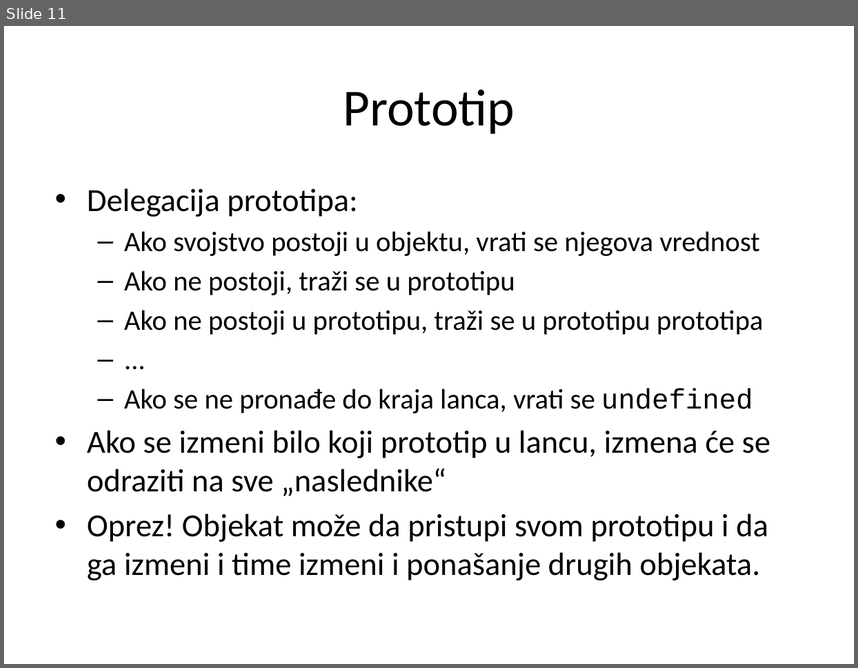
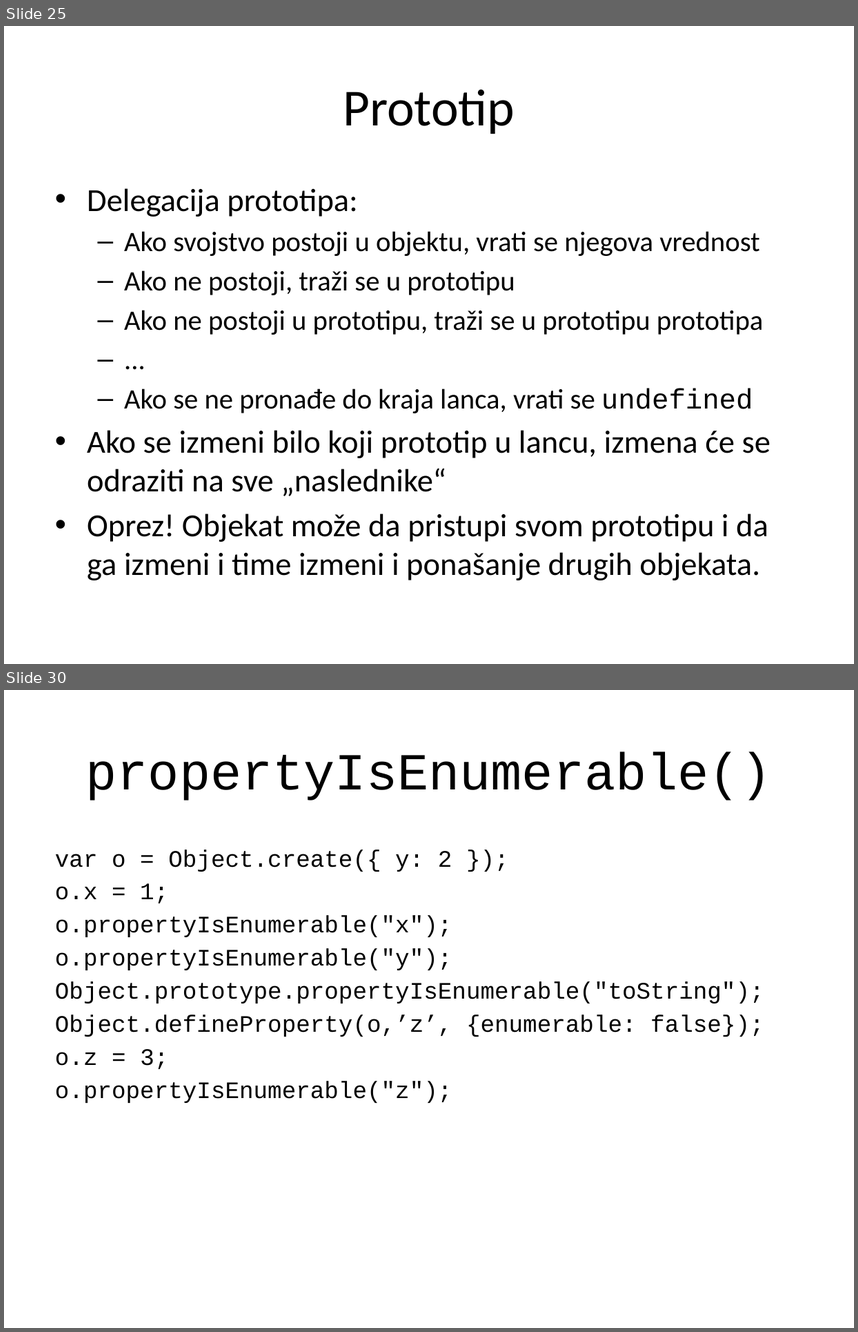
Before and after one commit to StefanAndjelic/2016, a slide deck: JavaScript/01_Objekti/JavaScript_01_Objekti.pptx. Shown one above the other, each under a label of ours: slide 11 before the commit, slides 25 and 30 after it; the slides between them are not shown. The pictures are 858x668 and 858x1332 pixels, drawn with LibreOffice and Linux fonts; fonts in the diff are those of the drawing. Boxes give left, top, right and bottom in pixels: in the first picture for what was removed or moved away, otherwise in the second. Text is boxed around its words. In the diff, an @@ line names an element or a change of style, - is before the commit and + after.

```diff
--- a/JavaScript/01_Objekti/JavaScript_01_Objekti.pptx
+++ b/JavaScript/01_Objekti/JavaScript_01_Objekti.pptx
@@ slide 30 added at (4, 690, 854, 1328), background #FFFFFF @@
@@ title added at (86, 751, 772, 800), 44 pt, text #000000 @@
+propertyIsEnumerable()
@@ text added at (55, 849, 764, 1103), 20 pt, text #000000 @@
+var o = Object.create({ y: 2 });
+o.x = 1;
+o.propertyIsEnumerable("x");
+o.propertyIsEnumerable("y");
+Object.prototype.propertyIsEnumerable("toString");
+Object.defineProperty(o,’z’, {enumerable: false});
+o.z = 3;
+o.propertyIsEnumerable("z");
@@ what was slide 11 is now slide 25 @@
```
Also in this commit, not shown: 5 slides changed, 24 other slides added, 1 slide removed, 2 other files.
